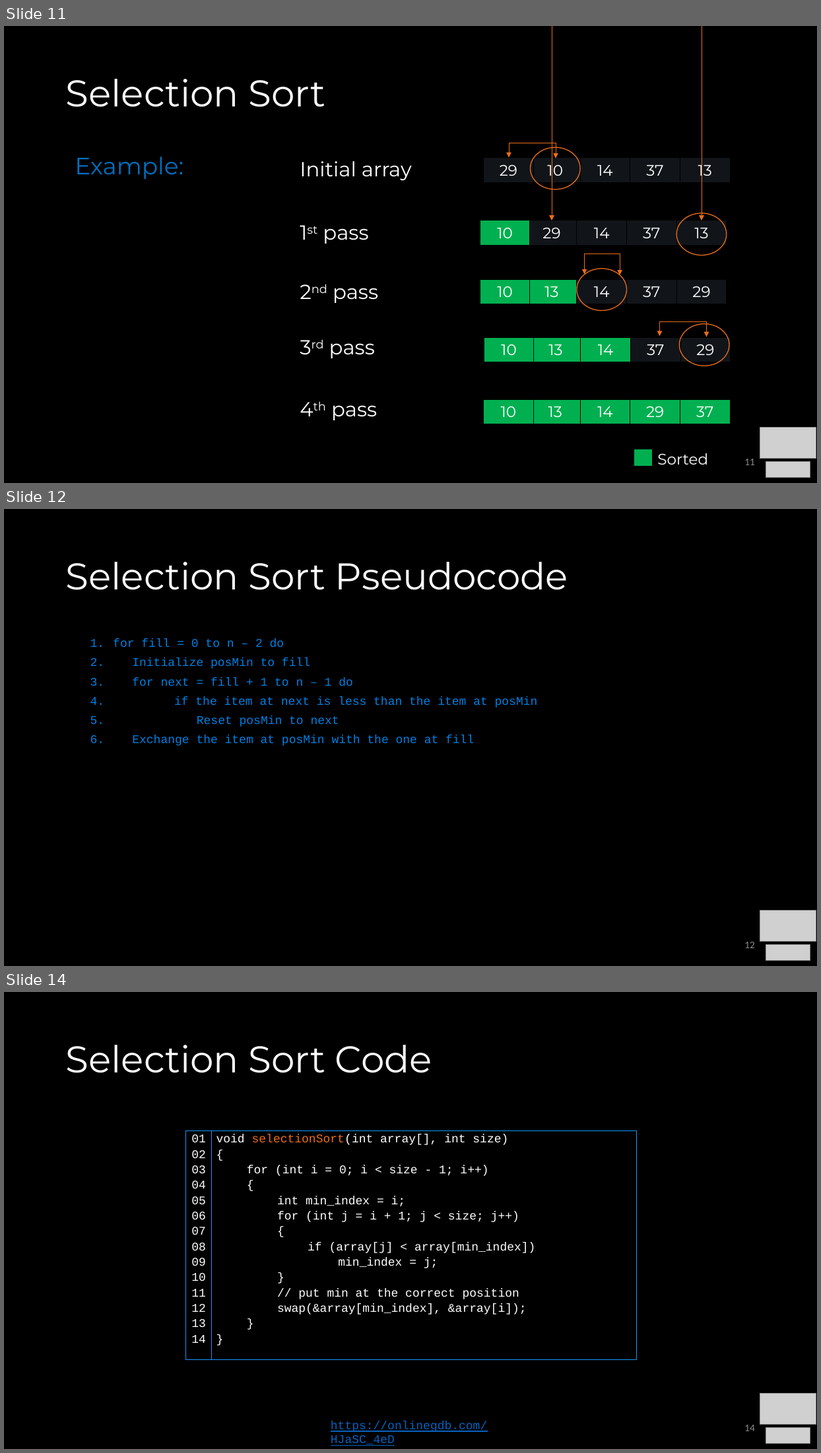
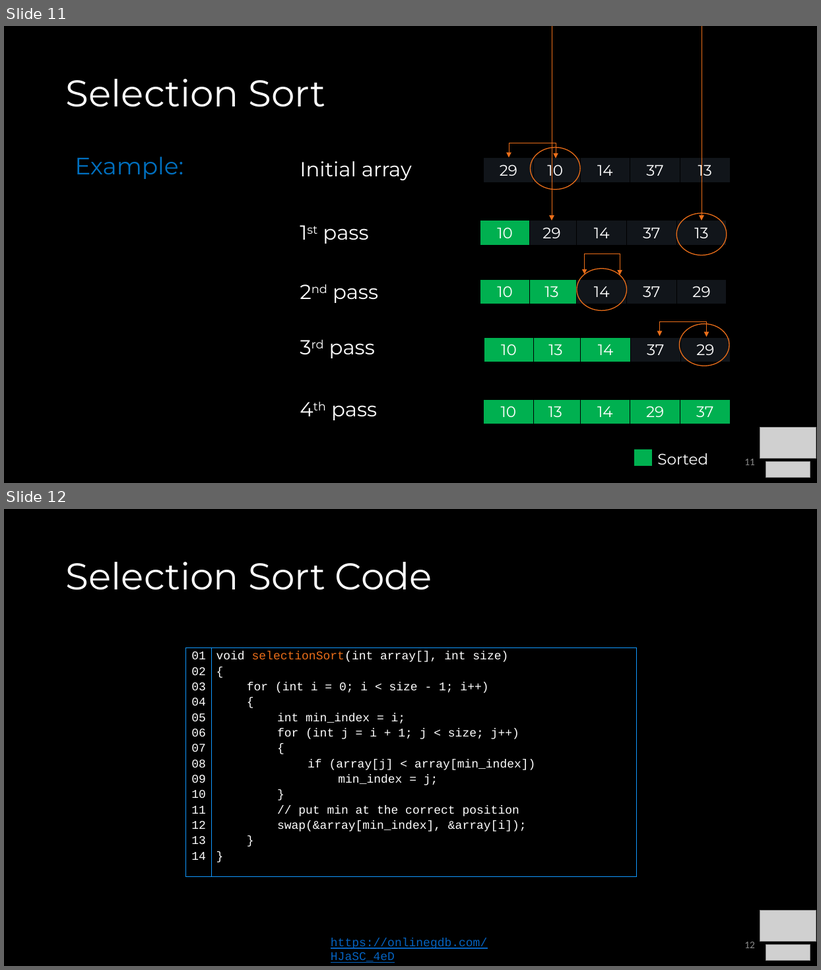
Before and after one commit to COP3530/Instructional-Content, a slide deck: Slides/Slides-PPT/6 - Sorting.pptx. Shown one above the other, each under a label of ours: slides 11, 12 and 14 before the commit, slides 11 and 12 after it; the slides between them are not shown. The pictures are 821x1453 and 821x970 pixels, drawn with LibreOffice and Linux fonts; fonts in the diff are those of the drawing; grey boxes stand for pictures. Boxes give left, top, right and bottom in pixels: in the first picture for what was removed or moved away, otherwise in the second. Text is boxed around its words. In the diff, an @@ line names an element or a change of style, - is before the commit and + after.

```diff
--- a/Slides/Slides-PPT/6 - Sorting.pptx
+++ b/Slides/Slides-PPT/6 - Sorting.pptx
@@ slide 12 removed at [4,509,817,966], background #000000 @@
@@ title removed at [66,562,568,590] @@
-Selection Sort Pseudocode
@@ text removed at [113,639,538,746] @@
-1. for fill = 0 to n – 2 do
-2. Initialize posMin to fill
-3. for next = fill + 1 to n – 1 do
-4. if the item at next is less than the item at posMin
-5. Reset posMin to next
-6. Exchange the item at posMin with the one at fill
@@ picture removed at [760,911,816,942] @@
@@ page number removed at [745,942,755,949] @@
-12
@@ picture removed at [766,945,811,961] @@
@@ what was slide 14 is now slide 12 @@
@@ page number at [745,942,755,949]: text changed @@
-14
+12
```
Also in this commit, not shown: 9 slides changed, 2 other slides removed, 2 other files.
